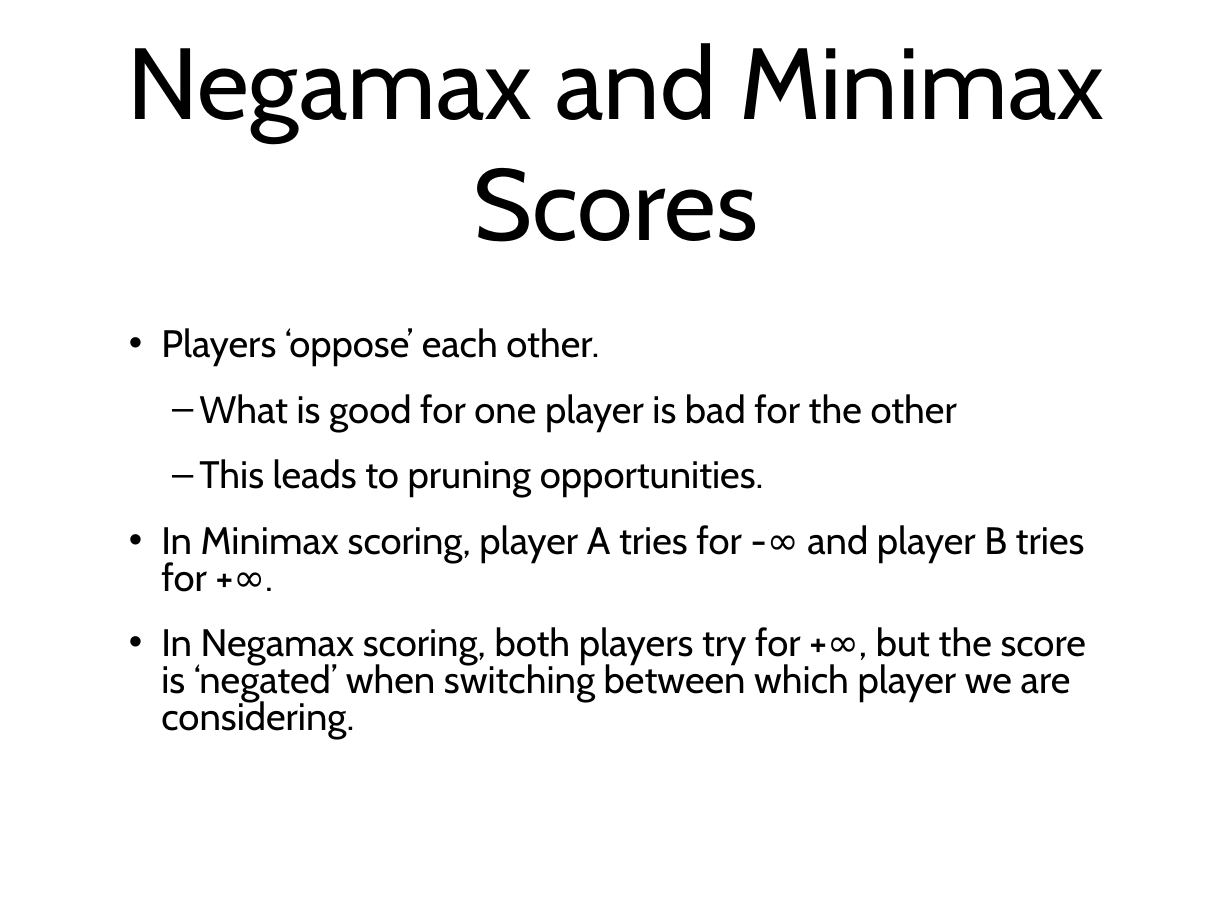
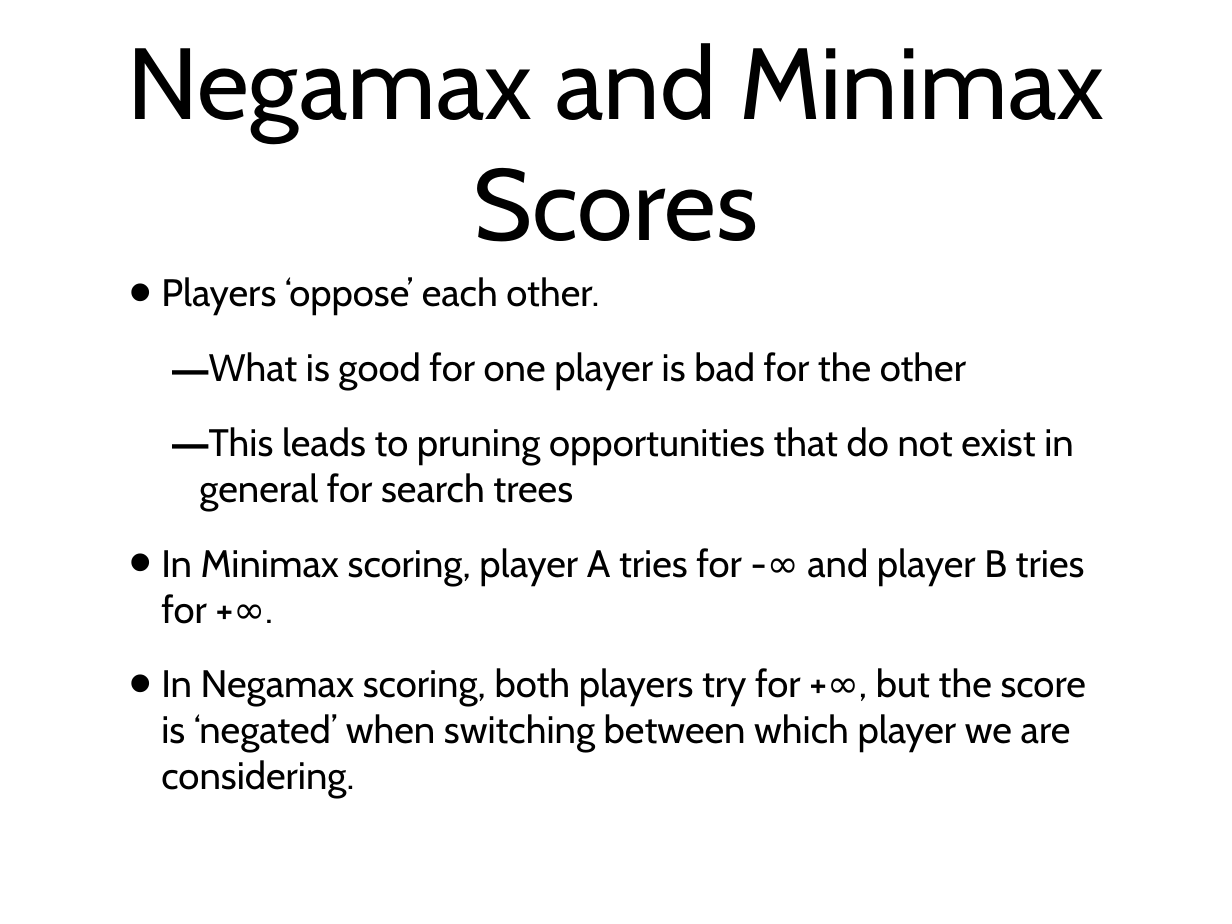
Before and after one commit to amod0017/rit-othello, a slide deck: slide 6 of Othello/other/Othello-Presentation-2.ppt (slide 5 before the commit). Drawn at 1232x924 pixels with LibreOffice and Linux fonts; fonts in the diff are those of the drawing. Boxes give left, top, right and bottom in pixels: in the first picture for what was removed or moved away, otherwise in the second. Text is boxed around its words. In the diff, an @@ line names an element or a change of style, - is before the commit and + after.

```diff
--- a/Othello/other/Othello-Presentation-2.ppt
+++ b/Othello/other/Othello-Presentation-2.ppt
@@ text at [161,277,1086,798]: line spacing 0.8 to 1 @@
@@ text at [199,427,1074,511]: text changed @@
-  – This leads to pruning opportunities.
+  – This leads to pruning opportunities that do not exist in general for search trees
```
Also in this commit, not shown: 10 other slides changed, 19 slides added, 11 slides removed.
